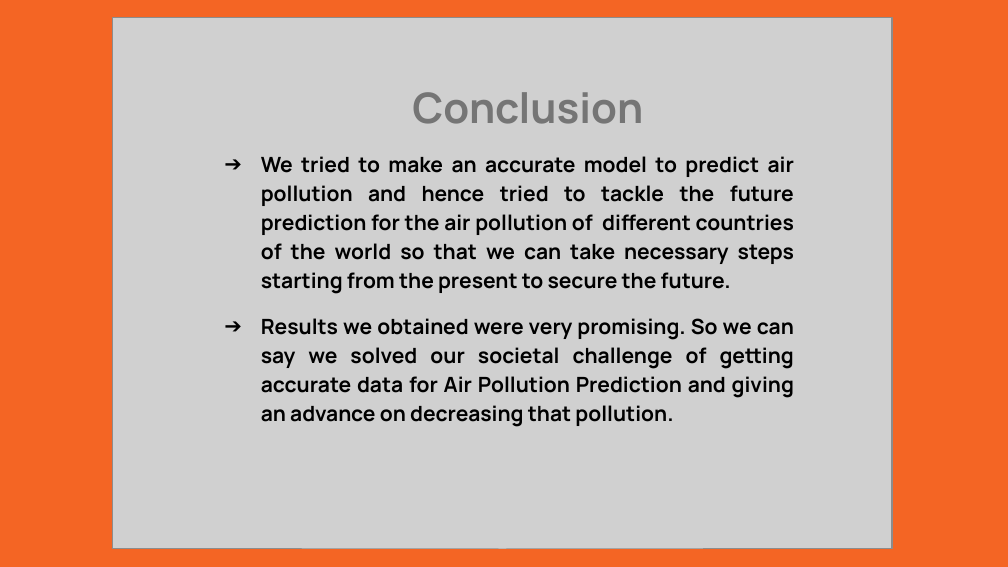
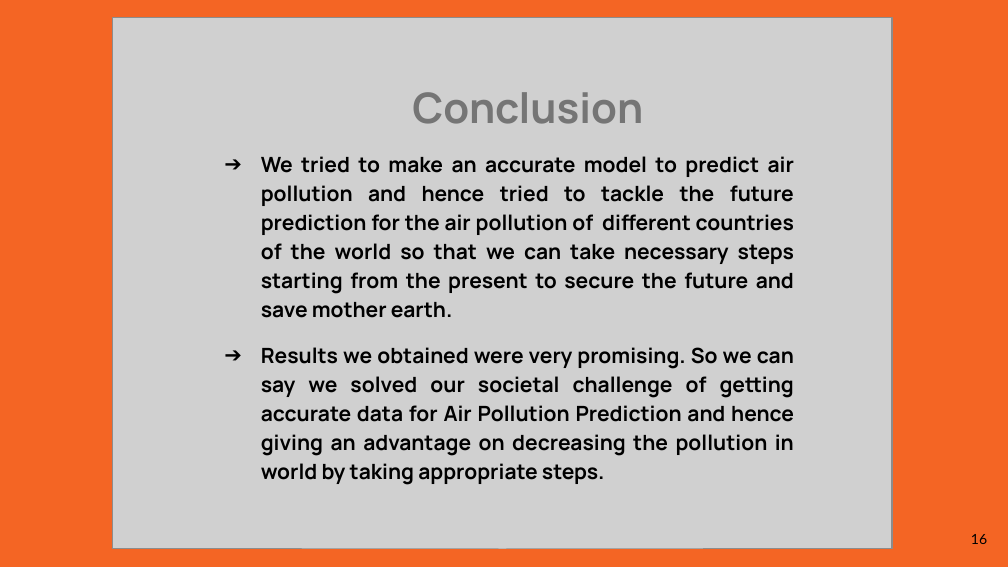
Before and after one commit to Pr0fess0rOP/Pollution-Predictor, a slide deck: slide 16 of DMP-Pollution Predictor Presentation.pptx (slide 13 before the commit). Drawn at 1008x567 pixels with LibreOffice and Linux fonts; fonts in the diff are those of the drawing; grey boxes stand for pictures. Boxes give left, top, right and bottom in pixels: in the first picture for what was removed or moved away, otherwise in the second. Text is boxed around its words. In the diff, an @@ line names an element or a change of style, - is before the commit and + after.

```diff
--- a/DMP-Pollution Predictor Presentation.pptx
+++ b/DMP-Pollution Predictor Presentation.pptx
@@ text at (261, 156, 794, 485): text changed @@
-➔ We tried to make an accurate model to predict air pollution and hence tried to tackle the future prediction for the air pollution of different countries of the world so that we can take necessary steps starting from the present to secure the future.
-➔ Results we obtained were very promising. So we can say we solved our societal challenge of getting accurate data for Air Pollution Prediction and giving an advance on decreasing that pollution.
+➔ We tried to make an accurate model to predict air pollution and hence tried to tackle the future prediction for the air pollution of different countries of the world so that we can take necessary steps starting from the present to secure the future and save mother earth.
+➔ Results we obtained were very promising. So we can say we solved our societal challenge of getting accurate data for Air Pollution Prediction and hence giving an advantage on decreasing the pollution in world by taking appropriate steps.
@@ page number added at (971, 534, 987, 544), 10 pt, text #000000 @@
+16
```
Also in this commit, not shown: 13 other slides changed, 3 slides added, 1 other file.
